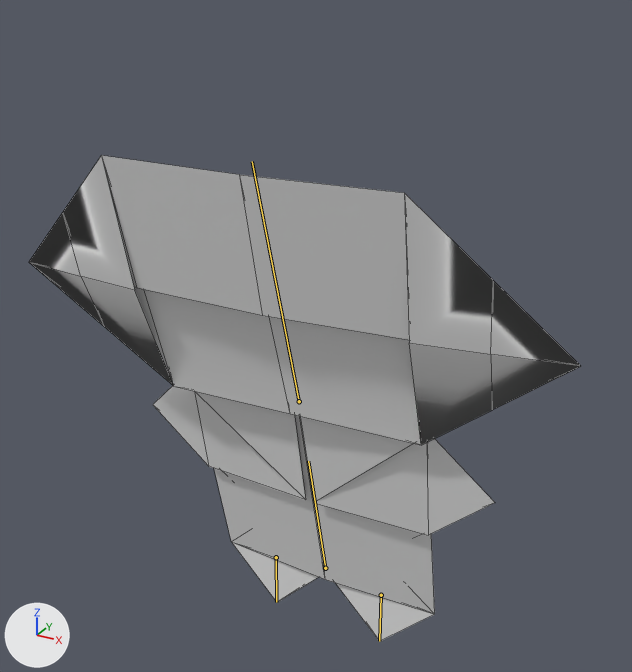
Before and after pictures for a commit that changed the FBX model Assets/Resources/Models/Characters/LittleMan/LittleMan 1.fbx.
Both versions are drawn from a 50 mm lens placed at (0.72, -1.353, 1.369), pointed at (0.02, -0.08, 0.732). The axes (+X, +Y, +Z) are drawn at lower left. The lights are the same throughout. Both versions are drawn at frame 6 of the action 'SwingSword3'; the numbers are the values there. The bones that change are drawn over the model as lines. Mesh edges are drawn as thin lines.

The first picture shows 'Final'.
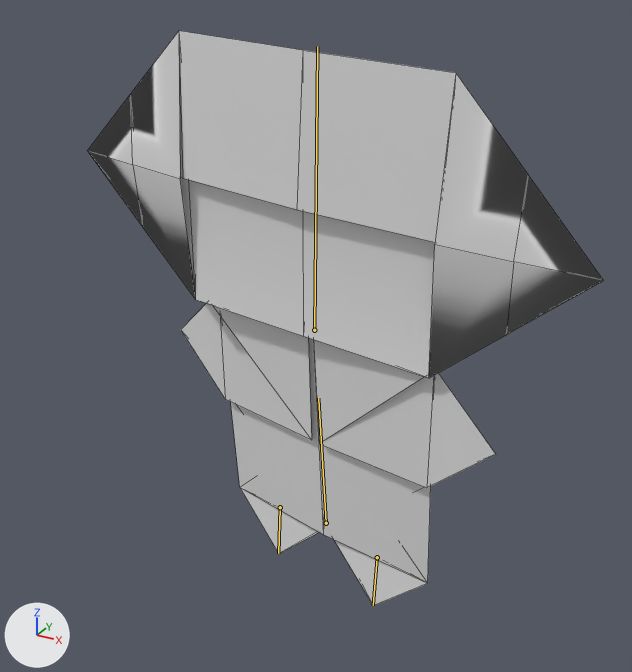
Where the change shows, as pixel boxes (x1, y1, x2, y2) in the pictures (632 x 672 px):
'Final', posed (7% narrower, 18% taller): before (29, 155, 581, 641); after (88, 31, 603, 606)
bone 'Body', root to tip: before (325, 568) to (308, 461); after (326, 523) to (318, 398)
bone 'Head', root to tip: before (299, 401) to (252, 161); after (314, 330) to (317, 46)
bone 'Leg.r', root to tip: before (276, 557) to (276, 602); after (280, 507) to (278, 553)
bone 'Leg.l', root to tip: before (381, 595) to (379, 641); after (377, 557) to (373, 605)

Diff of the bpy script that builds the scene:
```diff
--- a/Assets/Resources/Models/Characters/LittleMan/LittleMan 1.fbx.py
+++ b/Assets/Resources/Models/Characters/LittleMan/LittleMan 1.fbx.py
@@ bone_body @@
 bone_body = bpy.data.objects['Armature'].pose.bones['Body']
-bone_body.location = (0.0, 0.0, 0.0)
-bone_body.rotation_quaternion = (0.993, 0.118, 0.0, 0.0)  # degrees (14, 0, 0)
+bone_body.location = (0.0, 0.118, 0.0)
+bone_body.rotation_quaternion = (0.994, 0.064, -0.083, -0.013)  # degrees (8, -9, -2)
@@ bone_head @@
 bone_head = bpy.data.objects['Armature'].pose.bones['Head']  # child of 'Body'
-bone_head.rotation_quaternion = (0.999, 0.042, 0.031, -0.014)  # degrees (5, 4, -1)
+bone_head.rotation_quaternion = (0.999, -0.02, 0.045, -0.021)  # degrees (-2, 5, -3)
@@ bone_leg_r @@
 bone_leg_r = bpy.data.objects['Armature'].pose.bones['Leg.r']  # child of 'Body'
-bone_leg_r.rotation_quaternion = (0.993, -0.121, 0.0, 0.0)  # degrees (-14, 0, 0)
+bone_leg_r.rotation_quaternion = (0.998, -0.071, 0.0, 0.0)  # degrees (-8, 0, 0)
@@ bone_leg_l @@
 bone_leg_l = bpy.data.objects['Armature'].pose.bones['Leg.l']  # child of 'Body'
-bone_leg_l.rotation_quaternion = (0.993, -0.121, 0.0, 0.0)  # degrees (-14, 0, 0)
+bone_leg_l.rotation_quaternion = (0.998, -0.071, 0.0, 0.0)  # degrees (-8, 0, 0)
```
